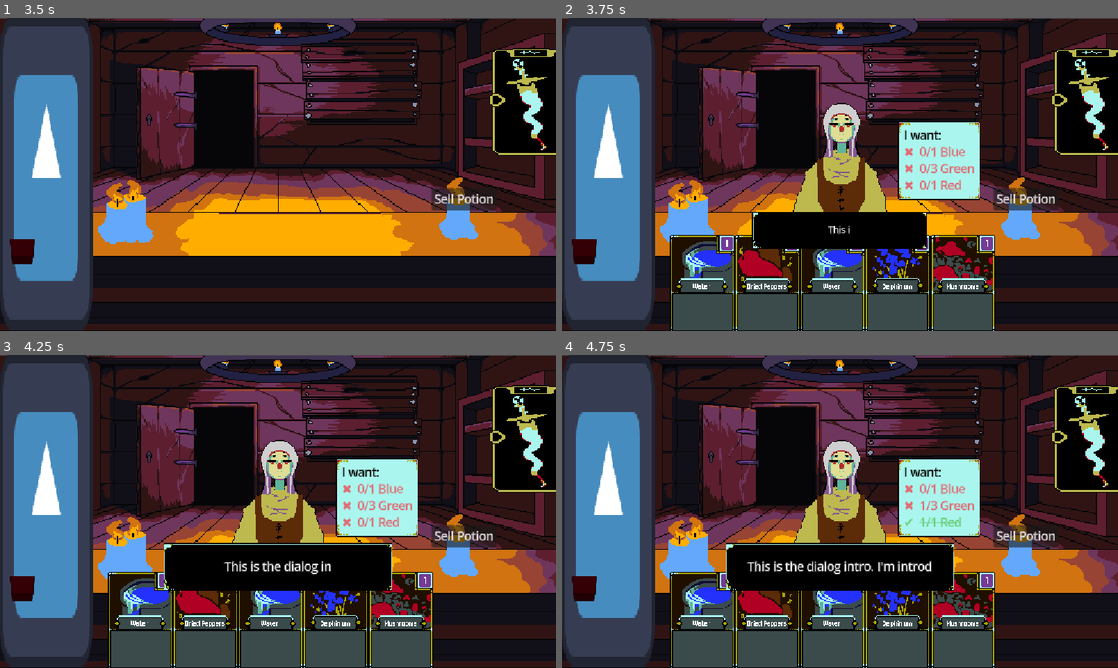
Above: before the commit, frames 1-4 (two rows, left to right).
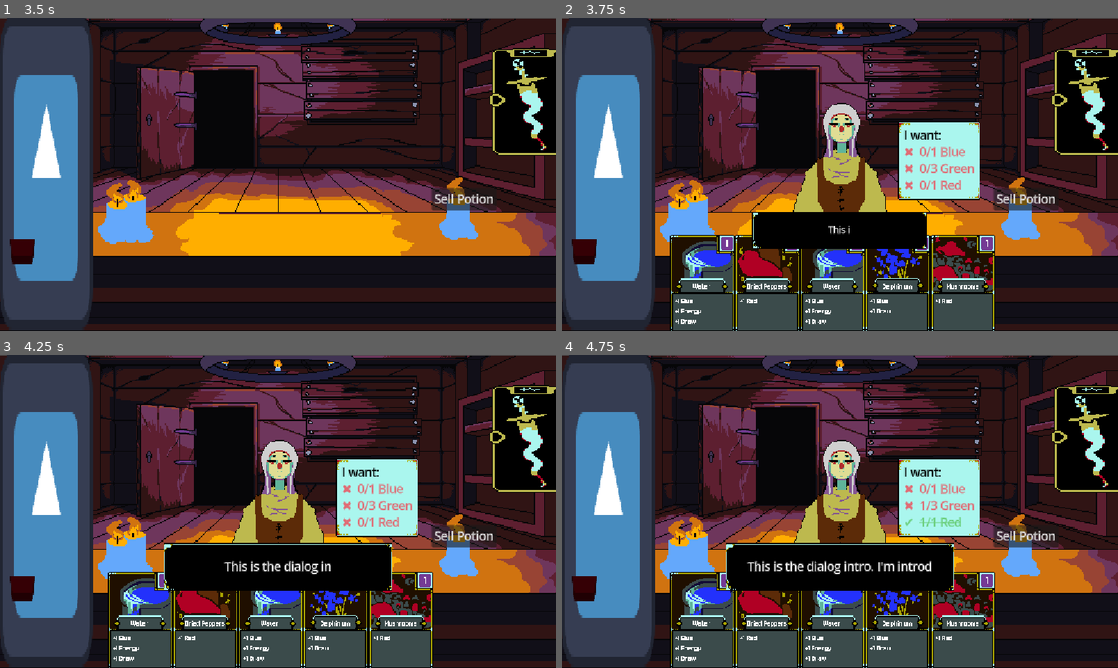
Above: after the commit, the same moments.

Repository: uGustaHd/CafeGJProject
Game: Godot game, scene res://Scenes/main.tscn
Same seed, same stepped clock (60 frames per second), same inputs: the game is played once before the commit and once after it. The engine's default icon, where the game draws it, is replaced by a stand-in: a white triangle on a blue panel in a dark square.
Inputs (mouse positions are in pixels of both pictures, inside the frame that each line leads up to):
- Up to frame 1 (3.5 s): click "Sell Potion" at 0.5 s; click (544, 96) at 1.25 s; tap Enter (ui_accept) at 2, 2.27, 3.02 s; move the mouse to (400, 158) at 2.02 s; hold Right (ui_right) 2.03-2.78 s; move the mouse to (166, 190) at 2.77 s; hold Down (ui_down) from 2.78 s (still down)
- Up to frame 2 (3.75 s): release Down (ui_down) at 3.5 s; click (1095, 102) at 3.5 s
- Up to frame 3 (4.25 s): no input
- Up to frame 4 (4.75 s): move the mouse to (895, 442) at 4.27 s; hold Right (ui_right) from 4.28 s (still down)

Frame 1 is identical in both runs. In frame 2, 0.3% of the frame differs, in the area x 20-71%, y 89-98%; in frame 3, 0.3%; in frame 4, 0.3%.

Commit message:
Cards now fill out numerical effect text

Diff:
--- a/card system/card_generic.gd
+++ b/card system/card_generic.gd
@@ -16,6 +16,7 @@
 @onready var title : RichTextLabel = $Visuals/Art/Title
 @onready var energy_cost : RichTextLabel = $Visuals/CostIcon/EnergyCost
 @onready var art : TextureRect = $Visuals/Art
+
 #endregion
 
 #region fill card
@@ -29,17 +30,34 @@
 	art.texture = card_resource.card_art
 	title.text = card_resource.title
 	energy_cost.text = str(card_resource.energy_cost)
-	effect_text.text = card_resource.effect_text
+	fill_effect_text()
+	effect_text.add_text(card_resource.effect_text)
 	fill_additional_costs()
-	fill_effect_text()
 
 #TODO: If card has costs other that energy, should add those icons to card.
 func fill_additional_costs() -> void:
 	pass
 
-#TODO: Should generate text for numerical effects
 func fill_effect_text() -> void:
-	pass
+	var numericals = [card_resource.green_add, card_resource.blue_add, card_resource.red_add, card_resource.energy_add, card_resource.draw_add]
+	# [green_add, blue_add, red_add, energy_add, draw_add]
+	var numerical_strings : Array[String] = [
+		" Green \n",
+		" Blue \n",
+		" Red \n",
+		" Energy \n",
+		" Draw \n",
+	]
+	var i = 0
+	for value in numericals:
+		if value != 0:
+			var text_to_add : String = numerical_strings[i]
+			if value > 0:
+				text_to_add = "+" + str(value) + text_to_add
+			elif value < 0:
+				text_to_add = "-" + str(value) + text_to_add
+			effect_text.add_text(text_to_add)
+		i += 1
 
 #endregion
 
--- a/card system/card_generic.tscn
+++ b/card system/card_generic.tscn
@@ -114,12 +114,11 @@
 
 [node name="EffectText" type="RichTextLabel" parent="Visuals/Base"]
 layout_mode = 0
-offset_left = 1.0
-offset_top = 2.0
-offset_right = 59.0
-offset_bottom = 37.0
+offset_left = 2.8571424
+offset_top = 4.1428566
+offset_right = 55.714283
+offset_bottom = 34.857143
 theme = ExtResource("3_11dsn")
-text = "This is the card text."
 
 [node name="Art" type="TextureRect" parent="Visuals"]
 layout_mode = 0
